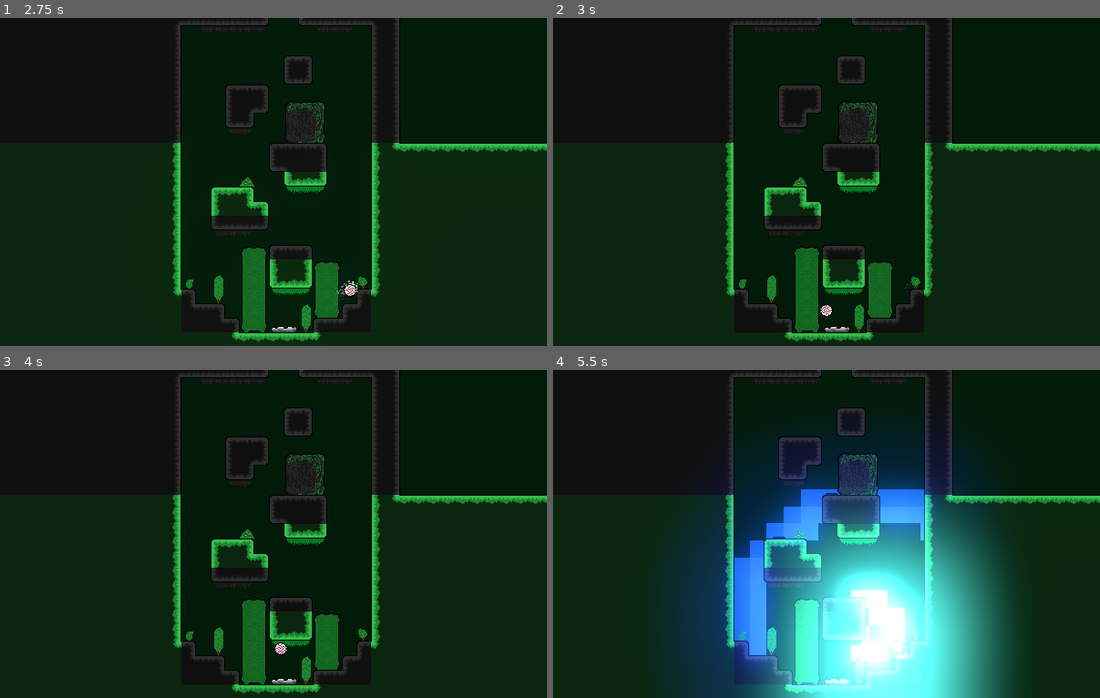
Above: before the commit, frames 1-4 (two rows, left to right).
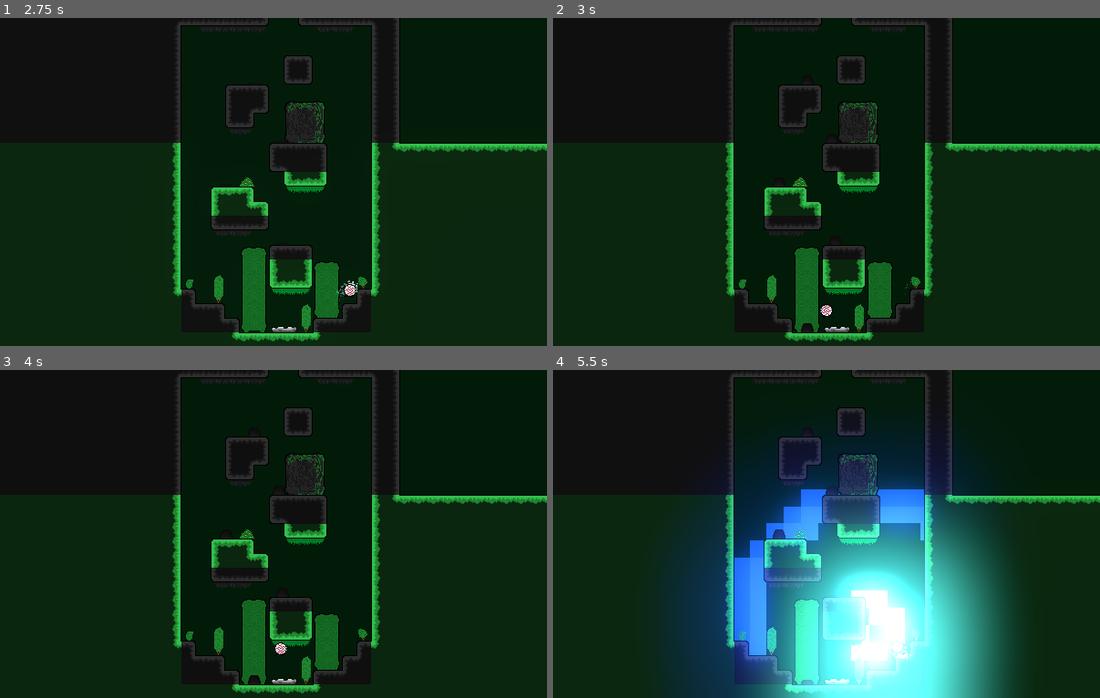
Above: after the commit, the same moments.

Repository: epimetheusgames/EyeSore
Game: Godot game, scene res://MainMenu.tscn
Two runs of this game, one before a commit and one after it. Both use one fixed random seed, a clock stepped at 60 frames per second and the inputs below.
Inputs (mouse positions are in pixels of both pictures, inside the frame that each line leads up to):
- Up to frame 1 (2.75 s): click (284, 152) at 0.5 s; tap Enter (ui_accept) at 1.25 s; move the mouse to (393, 165) at 1.27 s; hold D (movement_right) from 1.28 s (still down); click (393, 165) at 1.35 s; tap Space (movement_jump) at 1.52, 2.27 s; move the mouse to (164, 198) at 2.02 s; right-click (164, 198) at 2.1 s
- Up to frame 2 (3 s): move the mouse to (881, 109) at 2.77 s; release D (movement_right) at 2.78 s; hold A (movement_left) from 2.78 s (still down); tap Alt (self_destruct) at 2.85 s
- Up to frame 3 (4 s): move the mouse to (246, 599) at 3.52 s; release A (movement_left) at 3.53 s; hold D (movement_right) from 3.53 s (still down); tap E (switch_wire_ui) at 3.6 s; tap Space (movement_jump) at 3.77 s
- Up to frame 4 (5.5 s): move the mouse to (990, 583) at 4.27 s; click (990, 583) at 4.35 s; tap Space (movement_jump) at 4.52, 5.27 s; move the mouse to (662, 484) at 5.02 s; release D (movement_right) at 5.03 s; hold A (movement_left) from 5.03 s (still down); right-click (662, 484) at 5.1 s

Frame 1 is identical in both runs. In frame 2, less than 0.1% of the frame differs, in the area x 45-48%, y 93-96%; in frame 3, less than 0.1%; in frame 4, less than 0.1%, in the area x 40-53%, y 36-96%.

Commit message:
Added wire-functionality+connection-points to the button which is now toggleabel

Diff:
--- a/OGPC_Project_Native_Directory/Button.gd
+++ b/OGPC_Project_Native_Directory/Button.gd
@@ -5,6 +5,20 @@
 	add_to_group("buttons")
 
 func _on_Area2D_area_entered(area):
-	if $AnimatedSprite.animation == "Unpressed":
+	if $AnimatedSprite.animation == "Unpressing" and "Player" in area.name:
 		$AnimatedSprite.animation = "Pressing"
 		$AnimatedSprite.play()
+		Player_Manage_Wires()
+
+func _on_Area2D_area_exited(area):
+	if $AnimatedSprite.animation == "Pressing" and "Player" in area.name:
+		$AnimatedSprite.animation = "Unpressing"
+		$AnimatedSprite.play()
+		Player_Manage_Wires()
+
+func Player_Manage_Wires():
+	var grass_tileset = get_parent().get_node("TileMap")
+	var tileset = get_parent().get_node("Spikes_TileMap")
+	var death_pos_on_tileset = tileset.world_to_map(position + $Area2D.scale / 2)
+
+	get_parent().get_node("Player_Body").manage_wires(death_pos_on_tileset, tileset, grass_tileset)
--- a/OGPC_Project_Native_Directory/Button.tscn
+++ b/OGPC_Project_Native_Directory/Button.tscn
@@ -71,9 +71,9 @@
 "speed": 5.0
 }, {
 "frames": [ SubResource( 7 ), SubResource( 8 ), SubResource( 9 ), SubResource( 10 ) ],
-"loop": true,
+"loop": false,
 "name": "Unpressing",
-"speed": 5.0
+"speed": 20.0
 } ]
 
 [sub_resource type="RectangleShape2D" id=12]
@@ -84,7 +84,9 @@
 
 [node name="AnimatedSprite" type="AnimatedSprite" parent="."]
 frames = SubResource( 11 )
-animation = "Unpressed"
+animation = "Unpressing"
+frame = 3
+playing = true
 
 [node name="Area2D" type="Area2D" parent="."]
 
@@ -94,3 +96,4 @@
 
 [connection signal="animation_finished" from="AnimatedSprite" to="." method="_on_AnimatedSprite_animation_finished"]
 [connection signal="area_entered" from="Area2D" to="." method="_on_Area2D_area_entered"]
+[connection signal="area_exited" from="Area2D" to="." method="_on_Area2D_area_exited"]
--- a/OGPC_Project_Native_Directory/Levels/ExamplePuzzleLevel.tscn
+++ b/OGPC_Project_Native_Directory/Levels/ExamplePuzzleLevel.tscn
@@ -12,6 +12,7 @@
 [ext_resource path="res://LevelFinish.tscn" type="PackedScene" id=10]
 [ext_resource path="res://OGPC Soundtrack 6.mp3" type="AudioStream" id=11]
 [ext_resource path="res://Wire_Terminal.tscn" type="PackedScene" id=12]
+[ext_resource path="res://Button.tscn" type="PackedScene" id=13]
 
 [node name="Level_Manager" type="Node2D"]
 pause_mode = 1
@@ -36,7 +37,7 @@
 tile_set = ExtResource( 4 )
 cell_size = Vector2( 16, 16 )
 format = 1
-tile_data = PoolIntArray( 65545, 0, 196611, 131076, 0, 196611, 131084, 0, 196611, 262152, 0, 196611, 327689, 0, 196611, 524293, 0, 196611 )
+tile_data = PoolIntArray( 65545, 0, 196611, 196601, 0, 196611, 131076, 0, 196611, 131084, 0, 196611, 262152, 0, 196611, 327689, 0, 196611, 524293, 0, 196611 )
 
 [node name="Player_Body" parent="Save_Functionality" instance=ExtResource( 1 )]
 position = Vector2( -128, 4 )
@@ -107,7 +108,11 @@
 z_index = -5
 
 [node name="Terminal_Sprite" parent="Save_Functionality/Wire_Terminal" index="0"]
-frame = 3
+frame = 1
+
+[node name="Button" parent="Save_Functionality" instance=ExtResource( 13 )]
+position = Vector2( -104, 40 )
+rotation = -1.5708
 
 [editable path="Save_Functionality/Player_Body"]
 [editable path="Save_Functionality/Wire"]
--- a/OGPC_Project_Native_Directory/Levels/Level_Script.gd
+++ b/OGPC_Project_Native_Directory/Levels/Level_Script.gd
@@ -157,6 +157,7 @@
 
 	if Input.is_action_just_pressed("switch_wire_ui") and can_wire_ui and in_range_of_wire_terminal:
 		is_wire_ui = not is_wire_ui
+
 	elif Input.is_action_just_pressed("switch_wire_ui") and is_wire_ui == true:
 		is_wire_ui = false
 
--- a/OGPC_Project_Native_Directory/Player.tscn
+++ b/OGPC_Project_Native_Directory/Player.tscn
@@ -342,9 +342,9 @@
 texture_under = ExtResource( 8 )
 texture_progress = ExtResource( 9 )
 
-[node name="Area2D" type="Area2D" parent="."]
-
-[node name="CollisionShape2D" type="CollisionShape2D" parent="Area2D"]
+[node name="Player_Area" type="Area2D" parent="."]
+
+[node name="CollisionShape2D" type="CollisionShape2D" parent="Player_Area"]
 position = Vector2( 0, -8 )
 shape = SubResource( 93 )
 
@@ -376,6 +376,6 @@
 process_material = SubResource( 115 )
 texture = ExtResource( 7 )
 
-[connection signal="body_entered" from="Area2D" to="." method="_on_Area2D_body_entered"]
+[connection signal="body_entered" from="Player_Area" to="." method="_on_Area2D_body_entered"]
 [connection signal="timeout" from="Death_Animation_Timer" to="." method="_on_Death_Animation_Timer_timeout"]
 [connection signal="animation_finished" from="Death_Anim_Transition/Death_Vignette_Player" to="Death_Anim_Transition" method="_on_Death_Vignette_Player_animation_finished"]
Not shown: 1 places in OGPC_Project_Native_Directory/Levels/ExamplePuzzleLevel.tscn that only renumber resources
